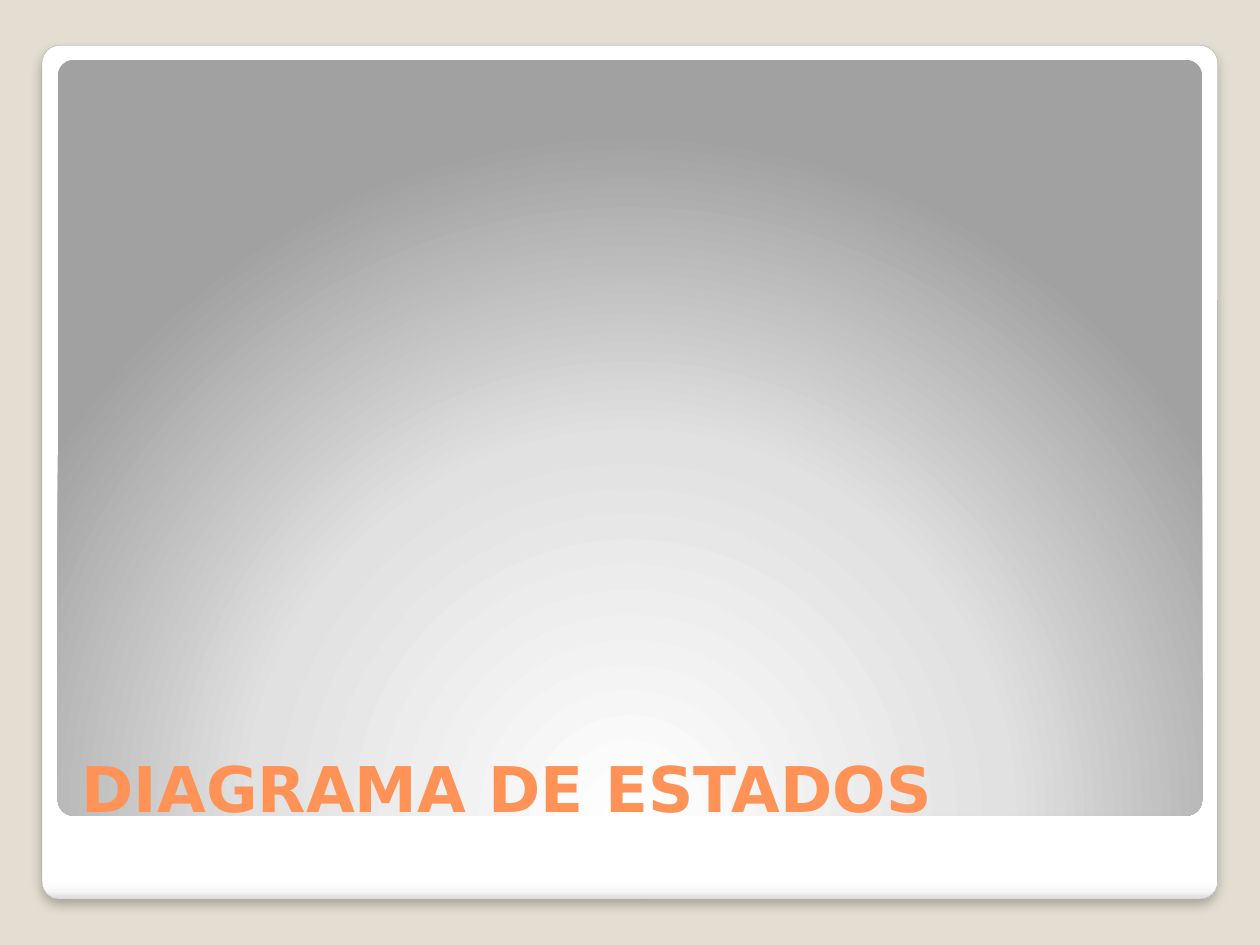
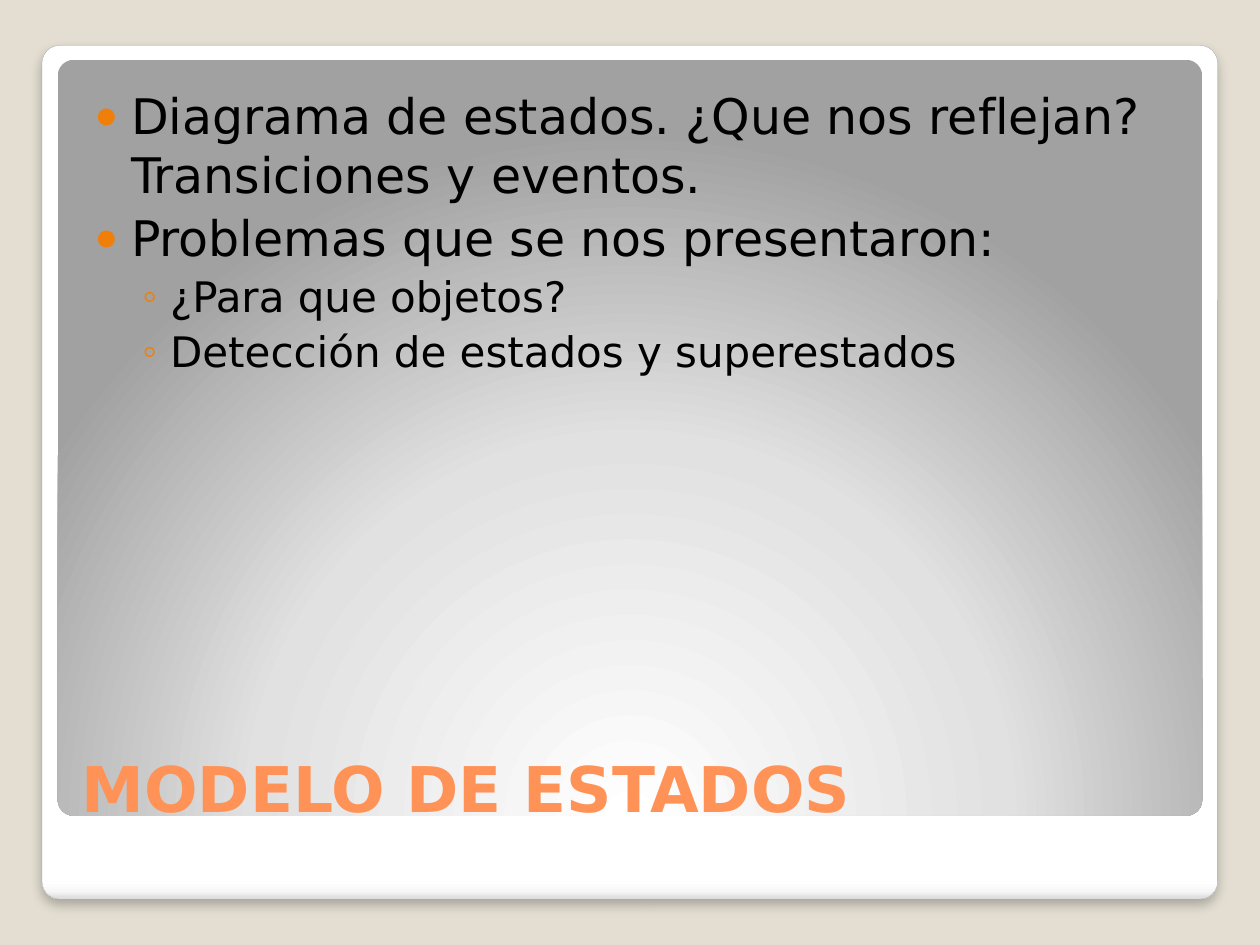
Before and after one commit to invernizzie/fiuba-grupoanin, a slide deck: slide 11 of TODOMUNDO/presentacion.pptx. Drawn at 1260x945 pixels with LibreOffice and Linux fonts; fonts in the diff are those of the drawing. Boxes give left, top, right and bottom in pixels: in the first picture for what was removed or moved away, otherwise in the second. Text is boxed around its words. In the diff, an @@ line names an element or a change of style, - is before the commit and + after.

```diff
--- a/TODOMUNDO/presentacion.pptx
+++ b/TODOMUNDO/presentacion.pptx
@@ text added at <box>131,96,1140,376</box>, 28 pt, text #000000 @@
+● Diagrama de estados. ¿Que nos reflejan? Transiciones y eventos.
+● Problemas que se nos presentaron:
+  ◦ ¿Para que objetos?
+  ◦ Detección de estados y superestados
@@ title at <box>82,761,850,825</box>: text changed @@
-DIAGRAMA DE ESTADOS
+MODELO DE ESTADOS
```
Also in this commit, not shown: 6 other slides changed, 1 slide added, 1 slide removed.
